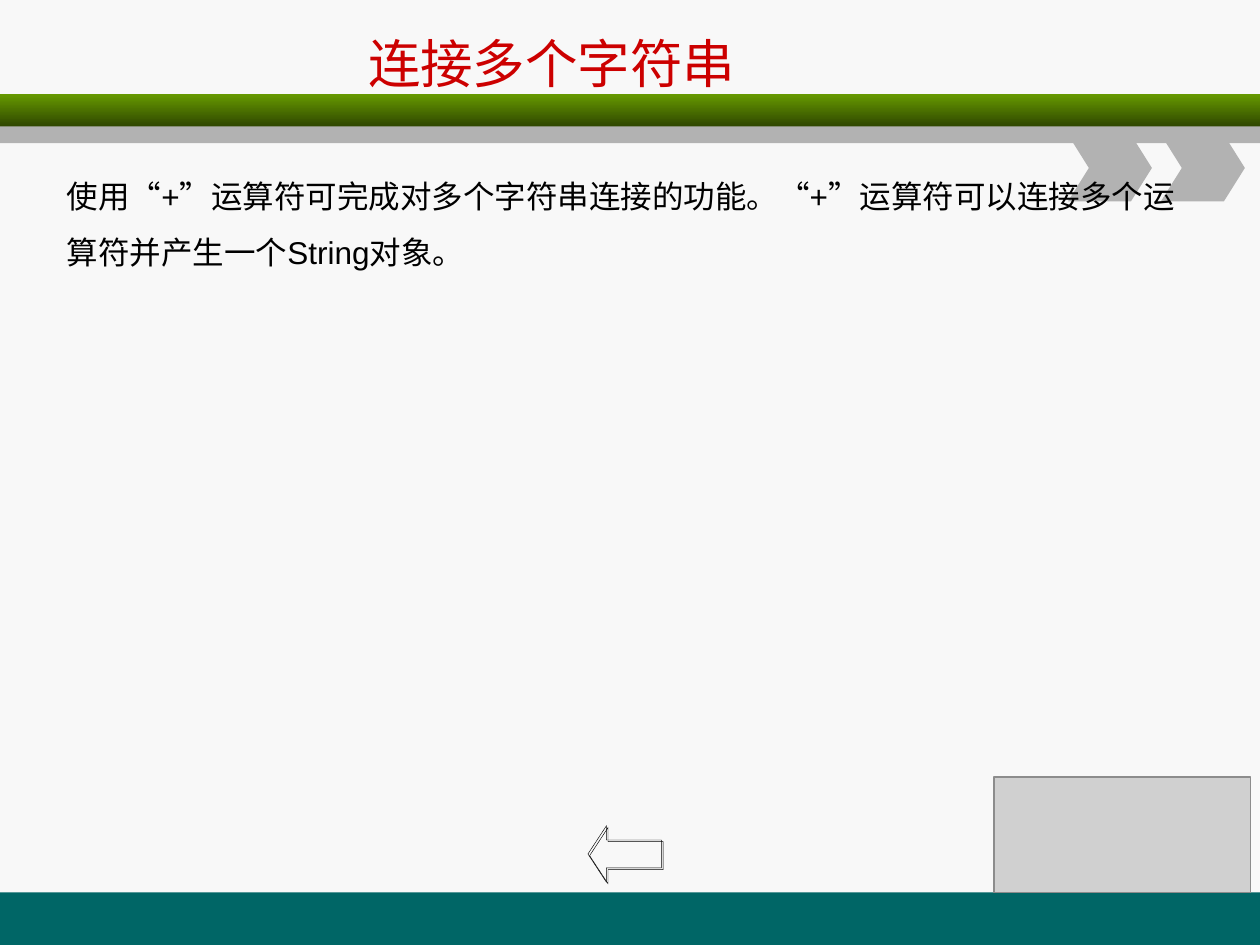
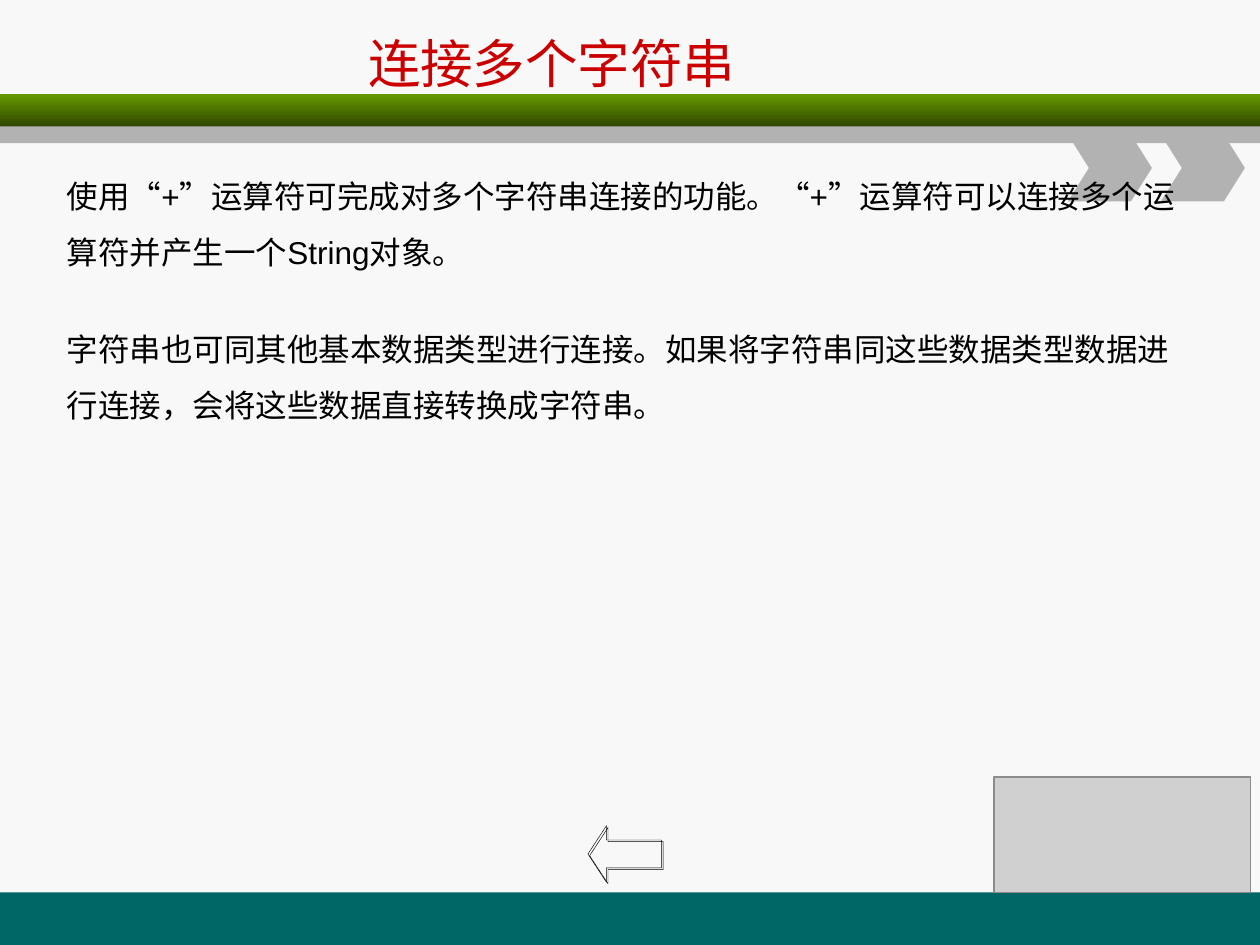
Before and after one commit to christwei/gitDoc, a slide deck: slide 51 of 课件/环宇/java编程基础/A2.ppt (slide 53 before the commit). Drawn at 1260x945 pixels with LibreOffice and Linux fonts; fonts in the diff are those of the drawing; grey boxes stand for pictures. Boxes give left, top, right and bottom in pixels: in the first picture for what was removed or moved away, otherwise in the second. Text is boxed around its words. In the diff, an @@ line names an element or a change of style, - is before the commit and + after.

```diff
--- a/课件/环宇/java编程基础/A2.ppt
+++ b/课件/环宇/java编程基础/A2.ppt
@@ text added at (67, 334, 1169, 420), 18 pt, text #000000 @@
+字符串也可同其他基本数据类型进行连接。如果将字符串同这些数据类型数据进行连接，会将这些数据直接转换成字符串。
```
Also in this commit, not shown: 13 other slides changed, 1 slide added, 4 slides removed, 22 other files.
